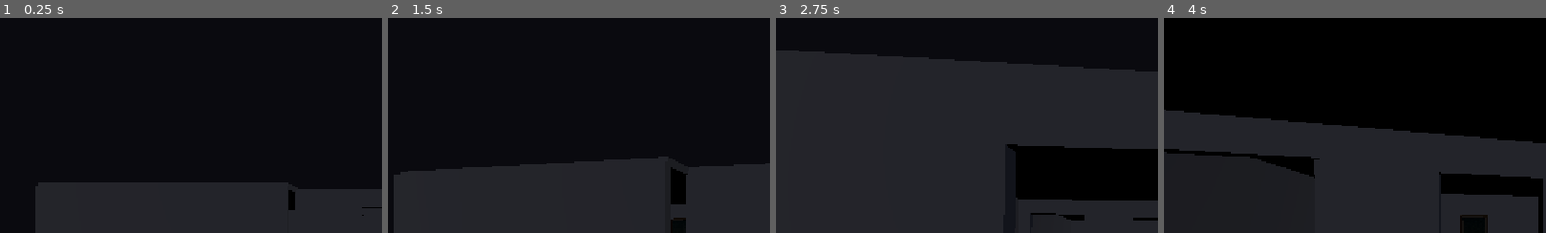
Above: before the commit, frames 1-4 (left to right).
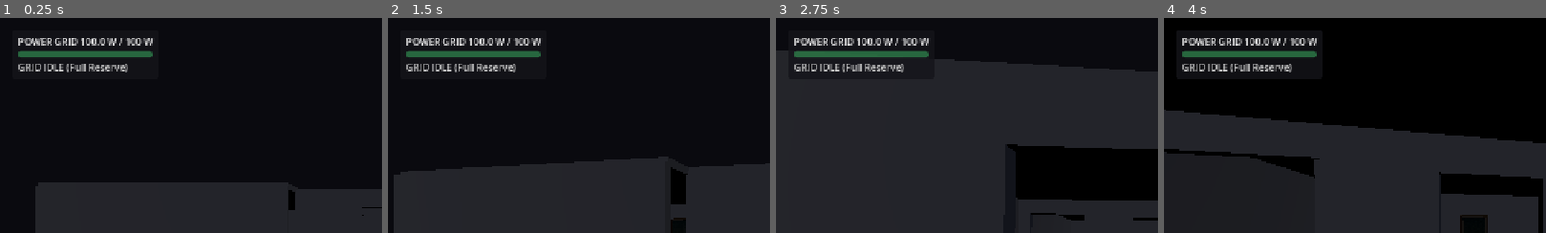
Above: after the commit, the same moments.

Repository: GameDevRocky/project-3
Game: Godot game, scene res://systems/core/main.tscn
Two runs of this game, one before a commit and one after it. Both use one fixed random seed, a clock stepped at 60 frames per second and the inputs below.
Inputs (mouse positions are % of the whole screen's width and height, from its top left):
- Up to frame 1 (0.25 s): no input
- Up to frame 2 (1.5 s): tap Enter at 0.5 s; move the mouse to (55, 50) at 0.52 s; hold E (interact) 0.53-1.28 s; hold W (move_forward) from 0.53 s (still down); click (55, 50) at 0.67 s; move the mouse to (45, 50) at 1.27 s; tap Shift (sprint) at 1.35 s
- Up to frame 3 (2.75 s): keep holding W (move_forward); move the mouse to (52, 48) at 2.02 s; tap Alt at 2.1 s
- Up to frame 4 (4 s): keep holding W (move_forward); move the mouse to (49, 52) at 2.77 s; tap Ctrl at 2.85 s; click (49, 52) at 2.92 s; move the mouse to (57, 51) at 3.52 s; tap C at 3.6 s
The pictures show only the part of the screen within x 0-50%, y 0-50%; the shares and areas given below are measured in that part.

The runs differ from the first frame. In frame 1, 2.7% of the frame differs, in the area x 4-40%, y 9-26%; in frame 2, 2.7%; in frame 3, 2.6%; in frame 4, 2.9%, in the area x 4-41%, y 9-26%.

Commit message:
electrical: implement PowerMeterHUD and low-voltage environmental dimming
- Add PowerMeterHUD CanvasLayer script and scene displaying live wattage bar, drain rate (-X.0 W/s), recharge status (+5.0 W/s), and warning alerts
- Automatically bind PowerMeterHUD in ElectricalSystem._ready()
- Add low-power light fixture dimming when energy falls below 15W
- Add automated unit tests in tests/electrical/test_power_meter_hud.gd (6/6 passing)
- Add workflow documentation in docs/features/electrical/03-energy-drain/

Diff:
--- a/systems/electrical/electrical_system.gd
+++ b/systems/electrical/electrical_system.gd
@@ -2,6 +2,7 @@
 extends Node3D
 
 const GameTypes = preload("res://systems/shared/game_types.gd")
+const PowerMeterHUDScene = preload("res://systems/electrical/power_meter_hud.tscn")
 
 ## Emitted when a room's illumination state changes
 signal light_state_changed(room_id: GameTypes.RoomId, new_state: GameTypes.LightState)
@@ -36,6 +37,7 @@
 func _ready() -> void:
 	add_to_group("electrical_system")
 	_bind_scene_fixtures()
+	_ensure_hud()
 
 func _process(delta: float) -> void:
 	if breaker_state == GameTypes.BreakerState.TRIPPED:
@@ -45,12 +47,16 @@
 	if lit_count > 0:
 		current_power = max(0.0, current_power - (lit_count * drain_rate_per_room * delta))
 		power_meter_updated.emit(current_power, max_power)
+		if current_power < 15.0:
+			_update_fixture_energies()
 		if current_power <= 0.0:
 			trip_breaker()
 	else:
 		if current_power < max_power:
 			current_power = min(max_power, current_power + (recharge_rate * delta))
 			power_meter_updated.emit(current_power, max_power)
+			if current_power >= 15.0:
+				_update_fixture_energies()
 
 ## Returns the current light state of a given room
 func get_room_light_state(room_id: GameTypes.RoomId) -> GameTypes.LightState:
@@ -152,3 +158,24 @@
 	if fixture != null:
 		if "visible" in fixture:
 			fixture.visible = lit
+		if "light_energy" in fixture:
+			var dim_factor: float = clampf(current_power / 15.0, 0.35, 1.0) if current_power < 15.0 else 1.0
+			fixture.light_energy = 1.2 * dim_factor
+
+func _update_fixture_energies() -> void:
+	for room_id in _room_states.keys():
+		if is_room_lit(room_id as GameTypes.RoomId):
+			_sync_fixture(room_id as GameTypes.RoomId, true)
+
+func _ensure_hud() -> void:
+	if not is_inside_tree():
+		return
+	var tree := get_tree()
+	if tree == null:
+		return
+	if tree.get_first_node_in_group("power_meter_hud") != null:
+		return
+	var hud := PowerMeterHUDScene.instantiate()
+	add_child(hud)
+	hud.add_to_group("power_meter_hud")
+	hud.set_electrical_system(self)
--- /dev/null
+++ b/systems/electrical/power_meter_hud.gd
@@ -0,0 +1,130 @@
+class_name PowerMeterHUD
+extends CanvasLayer
+
+const GameTypes = preload("res://systems/shared/game_types.gd")
+
+@export var electrical_system_path: NodePath = NodePath("")
+
+@onready var power_bar: ProgressBar = get_node_or_null("PanelContainer/MarginContainer/VBoxContainer/ProgressBar")
+@onready var wattage_label: Label = get_node_or_null("PanelContainer/MarginContainer/VBoxContainer/Header/WattageLabel")
+@onready var status_label: Label = get_node_or_null("PanelContainer/MarginContainer/VBoxContainer/StatusLabel")
+@onready var warning_banner: Label = get_node_or_null("WarningBanner")
+
+var _electrical_system: ElectricalSystem = null
+
+func _ready() -> void:
+	layer = 10
+	_resolve_electrical_system()
+
+func set_electrical_system(system: ElectricalSystem) -> void:
+	if _electrical_system != null:
+		_disconnect_signals()
+	_electrical_system = system
+	if _electrical_system != null:
+		_connect_signals()
+		update_display(_electrical_system.get_current_power(), _electrical_system.max_power)
+
+func _resolve_electrical_system() -> void:
+	if _electrical_system != null:
+		return
+	if not electrical_system_path.is_empty():
+		var node = get_node_or_null(electrical_system_path)
+		if node is ElectricalSystem:
+			set_electrical_system(node)
+			return
+
+	var parent = get_parent()
+	if parent is ElectricalSystem:
+		set_electrical_system(parent)
+		return
+
+	var tree := get_tree()
+	if tree != null:
+		var found = tree.get_first_node_in_group("electrical_system")
+		if found is ElectricalSystem:
+			set_electrical_system(found)
+
+func _connect_signals() -> void:
+	if not _electrical_system.power_meter_updated.is_connected(_on_power_meter_updated):
+		_electrical_system.power_meter_updated.connect(_on_power_meter_updated)
+	if not _electrical_system.light_state_changed.is_connected(_on_light_state_changed):
+		_electrical_system.light_state_changed.connect(_on_light_state_changed)
+	if not _electrical_system.breaker_state_changed.is_connected(_on_breaker_state_changed):
+		_electrical_system.breaker_state_changed.connect(_on_breaker_state_changed)
+
+func _disconnect_signals() -> void:
+	if _electrical_system.power_meter_updated.is_connected(_on_power_meter_updated):
+		_electrical_system.power_meter_updated.disconnect(_on_power_meter_updated)
+	if _electrical_system.light_state_changed.is_connected(_on_light_state_changed):
+		_electrical_system.light_state_changed.disconnect(_on_light_state_changed)
+	if _electrical_system.breaker_state_changed.is_connected(_on_breaker_state_changed):
+		_electrical_system.breaker_state_changed.disconnect(_on_breaker_state_changed)
+
+func _on_power_meter_updated(current_watts: float, max_watts: float) -> void:
+	update_display(current_watts, max_watts)
+
+func _on_light_state_changed(_room_id: GameTypes.RoomId, _new_state: GameTypes.LightState) -> void:
+	if _electrical_system != null:
+		update_display(_electrical_system.get_current_power(), _electrical_system.max_power)
+
+func _on_breaker_state_changed(_new_state: GameTypes.BreakerState) -> void:
+	if _electrical_system != null:
+		update_display(_electrical_system.get_current_power(), _electrical_system.max_power)
+
+func update_display(current_watts: float, max_watts: float) -> void:
+	if power_bar != null:
+		power_bar.max_value = max_watts
+		power_bar.value = current_watts
+
+	if wattage_label != null:
+		wattage_label.text = "%.1f W / %.0f W" % [current_watts, max_watts]
+
+	var is_tripped := (_electrical_system != null and _electrical_system.breaker_state == GameTypes.BreakerState.TRIPPED)
+	var lit_rooms := _electrical_system.get_lit_room_count() if _electrical_system != null else 0
+
+	if is_tripped or current_watts <= 0.0:
+		if status_label != null:
+			status_label.text = "GRID BLACKOUT"
+			status_label.modulate = Color(1.0, 0.3, 0.3)
+		if warning_banner != null:
+			warning_banner.visible = true
+			warning_banner.text = "⚠️ MASTER BREAKER TRIPPED - RESET IN BASEMENT"
+		if power_bar != null:
+			power_bar.modulate = Color(1.0, 0.2, 0.2)
+	elif lit_rooms > 0:
+		var drain_rate := lit_rooms * (_electrical_system.drain_rate_per_room if _electrical_system != null else 1.0)
+		if status_label != null:
+			status_label.text = "DRAINING: -%.1f W/s (%d %s)" % [drain_rate, lit_rooms, "room" if lit_rooms == 1 else "rooms"]
+		if warning_banner != null:
+			if current_watts < 15.0:
+				warning_banner.visible = true
+				warning_banner.text = "⚡ LOW VOLTAGE WARNING - GRID OVERLOAD IMMINENT"
+			else:
+				warning_banner.visible = false
+
+		if power_bar != null:
+			if current_watts < 15.0:
+				power_bar.modulate = Color(1.0, 0.25, 0.25)
+				if status_label != null:
+					status_label.modulate = Color(1.0, 0.3, 0.3)
+			elif current_watts < 30.0:
+				power_bar.modulate = Color(1.0, 0.75, 0.2)
+				if status_label != null:
+					status_label.modulate = Color(1.0, 0.8, 0.3)
+			else:
+				power_bar.modulate = Color(0.3, 0.9, 0.5)
+				if status_label != null:
+					status_label.modulate = Color(0.9, 0.9, 0.9)
+	else:
+		if status_label != null:
+			if current_watts >= max_watts:
+				status_label.text = "GRID IDLE (Full Reserve)"
+				status_label.modulate = Color(0.8, 0.8, 0.8)
+			else:
+				var recharge_rate := _electrical_system.recharge_rate if _electrical_system != null else 5.0
+				status_label.text = "RECHARGING: +%.1f W/s" % recharge_rate
+				status_label.modulate = Color(0.4, 1.0, 0.6)
+		if warning_banner != null:
+			warning_banner.visible = false
+		if power_bar != null:
+			power_bar.modulate = Color(0.3, 0.9, 0.5)
--- /dev/null
+++ b/systems/electrical/power_meter_hud.tscn
@@ -0,0 +1,66 @@
+[gd_scene load_steps=3 format=3 uid="uid://c8powermeterhud01"]
+
+[ext_resource type="Script" path="res://systems/electrical/power_meter_hud.gd" id="1_hud"]
+
+[sub_resource type="StyleBoxFlat" id="StyleBoxFlat_hud"]
+bg_color = Color(0.08, 0.08, 0.1, 0.8)
+corner_radius_top_left = 6
+corner_radius_top_right = 6
+corner_radius_bottom_right = 6
+corner_radius_bottom_left = 6
+content_margin_left = 10.0
+content_margin_top = 8.0
+content_margin_right = 10.0
+content_margin_bottom = 8.0
+
+[node name="PowerMeterHUD" type="CanvasLayer"]
+script = ExtResource("1_hud")
+
+[node name="PanelContainer" type="PanelContainer" parent="."]
+offset_left = 20.0
+offset_top = 20.0
+offset_right = 260.0
+offset_bottom = 95.0
+theme_override_styles/panel = SubResource("StyleBoxFlat_hud")
+
+[node name="MarginContainer" type="MarginContainer" parent="PanelContainer"]
+layout_mode = 2
+
+[node name="VBoxContainer" type="VBoxContainer" parent="PanelContainer/MarginContainer"]
+layout_mode = 2
+theme_override_constants/separation = 4
+
+[node name="Header" type="HBoxContainer" parent="PanelContainer/MarginContainer/VBoxContainer"]
+layout_mode = 2
+
+[node name="Title" type="Label" parent="PanelContainer/MarginContainer/VBoxContainer/Header"]
+layout_mode = 2
+size_flags_horizontal = 3
+text = "POWER GRID"
+
+[node name="WattageLabel" type="Label" parent="PanelContainer/MarginContainer/VBoxContainer/Header"]
+layout_mode = 2
+text = "100.0 W / 100 W"
+
+[node name="ProgressBar" type="ProgressBar" parent="PanelContainer/MarginContainer/VBoxContainer"]
+custom_minimum_size = Vector2(0, 12)
+layout_mode = 2
+value = 100.0
+show_percentage = false
+
+[node name="StatusLabel" type="Label" parent="PanelContainer/MarginContainer/VBoxContainer"]
+layout_mode = 2
+text = "GRID IDLE"
+
+[node name="WarningBanner" type="Label" parent="."]
+visible = false
+anchors_preset = 5
+anchor_left = 0.5
+anchor_right = 0.5
+offset_left = -250.0
+offset_top = 30.0
+offset_right = 250.0
+offset_bottom = 60.0
+grow_horizontal = 2
+text = "⚠️ MASTER BREAKER TRIPPED - RESET IN BASEMENT"
+horizontal_alignment = 1
--- /dev/null
+++ b/tests/electrical/test_power_meter_hud.gd
@@ -0,0 +1,95 @@
+extends GutTest
+
+const GameTypes = preload("res://systems/shared/game_types.gd")
+const ElectricalSystemScript = preload("res://systems/electrical/electrical_system.gd")
+const PowerMeterHUDScene = preload("res://systems/electrical/power_meter_hud.tscn")
+
+func test_hud_initial_state() -> void:
+	var electrical: ElectricalSystem = ElectricalSystemScript.new()
+	add_child_autoqfree(electrical)
+
+	var hud: PowerMeterHUD = PowerMeterHUDScene.instantiate()
+	add_child_autoqfree(hud)
+	hud.set_electrical_system(electrical)
+
+	assert_eq(hud.power_bar.value, 100.0, "Power bar should start at 100")
+	assert_true(hud.wattage_label.text.contains("100.0 W / 100 W"), "Wattage label should show 100.0 W")
+	assert_true(hud.status_label.text.contains("GRID IDLE"), "Status label should show GRID IDLE when all dark")
+	assert_false(hud.warning_banner.visible, "Warning banner should be hidden initially")
+
+func test_hud_draining_display() -> void:
+	var electrical: ElectricalSystem = ElectricalSystemScript.new()
+	add_child_autoqfree(electrical)
+
+	var hud: PowerMeterHUD = PowerMeterHUDScene.instantiate()
+	add_child_autoqfree(hud)
+	hud.set_electrical_system(electrical)
+
+	# Turn on 2 rooms
+	electrical.set_room_light(GameTypes.RoomId.PARLOR, true)
+	electrical.set_room_light(GameTypes.RoomId.STUDY, true)
+
+	assert_true(hud.status_label.text.contains("DRAINING: -2.0 W/s"), "Status should show -2.0 W/s drain rate")
+	assert_true(hud.status_label.text.contains("2 rooms"), "Status should list 2 rooms lit")
+
+func test_hud_low_voltage_warning() -> void:
+	var electrical: ElectricalSystem = ElectricalSystemScript.new()
+	add_child_autoqfree(electrical)
+
+	var hud: PowerMeterHUD = PowerMeterHUDScene.instantiate()
+	add_child_autoqfree(hud)
+	hud.set_electrical_system(electrical)
+
+	electrical.set_room_light(GameTypes.RoomId.ENTRY_HALL, true)
+	electrical.current_power = 12.0
+	hud.update_display(12.0, 100.0)
+
+	assert_true(hud.warning_banner.visible, "Warning banner should be visible when voltage is low")
+	assert_true(hud.warning_banner.text.contains("LOW VOLTAGE"), "Warning text should indicate low voltage")
+
+func test_hud_blackout_state() -> void:
+	var electrical: ElectricalSystem = ElectricalSystemScript.new()
+	add_child_autoqfree(electrical)
+
+	var hud: PowerMeterHUD = PowerMeterHUDScene.instantiate()
+	add_child_autoqfree(hud)
+	hud.set_electrical_system(electrical)
+
+	electrical.trip_breaker()
+
+	assert_true(hud.status_label.text.contains("BLACKOUT"), "Status should display GRID BLACKOUT")
+	assert_true(hud.warning_banner.visible, "Warning banner should display on blackout")
+	assert_true(hud.warning_banner.text.contains("BREAKER TRIPPED"), "Warning should instruct to reset in basement")
+
+func test_hud_recharging_display() -> void:
+	var electrical: ElectricalSystem = ElectricalSystemScript.new()
+	add_child_autoqfree(electrical)
+
+	var hud: PowerMeterHUD = PowerMeterHUDScene.instantiate()
+	add_child_autoqfree(hud)
+	hud.set_electrical_system(electrical)
+
+	electrical.current_power = 60.0
+	hud.update_display(60.0, 100.0)
+
+	assert_true(hud.status_label.text.contains("RECHARGING: +5.0 W/s"), "Status should indicate recharging rate")
+	assert_false(hud.warning_banner.visible, "Warning banner should be hidden when recharging safely")
+
+func test_low_power_fixture_dimming() -> void:
+	var electrical: ElectricalSystem = ElectricalSystemScript.new()
+	add_child_autoqfree(electrical)
+
+	var mock_light := OmniLight3D.new()
+	mock_light.light_energy = 1.2
+	add_child_autoqfree(mock_light)
+
+	electrical._light_fixtures[GameTypes.RoomId.PARLOR] = mock_light
+	electrical.set_room_light(GameTypes.RoomId.PARLOR, true)
+
+	# Full power: 1.2
+	assert_almost_eq(mock_light.light_energy, 1.2, 0.01, "Light should have full energy at 100W")
+
+	# Low power (< 15W): dims
+	electrical.current_power = 7.5
+	electrical._sync_fixture(GameTypes.RoomId.PARLOR, true)
+	assert_lt(mock_light.light_energy, 1.2, "Light energy should dim when power is low")
Not shown, added: systems/electrical/power_meter_hud.gd.uid
Not shown, added: tests/electrical/test_power_meter_hud.gd.uid
Not shown, changed: docs/PROGRESS.md
Not shown, added: docs/features/electrical/03-energy-drain/00-brainstorm.md
Not shown, added: docs/features/electrical/03-energy-drain/01-spec.md
Not shown, added: docs/features/electrical/03-energy-drain/02-plan.md
Not shown, added: docs/features/electrical/03-energy-drain/03-todo.md
